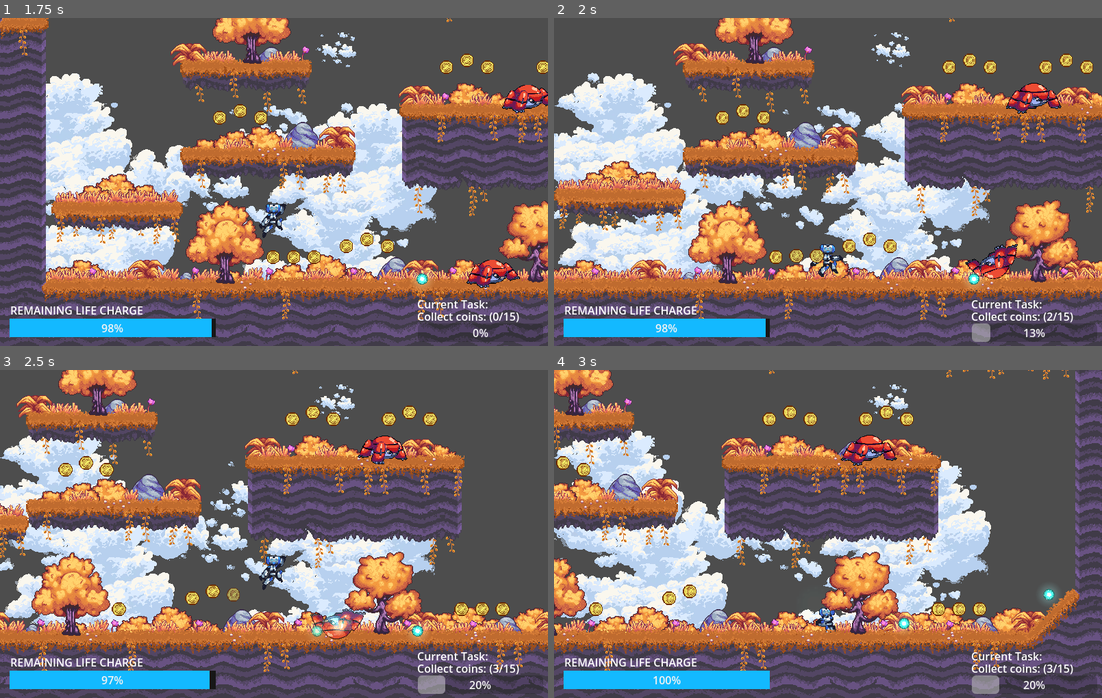
Above: before the commit, frames 1-4 (two rows, left to right).
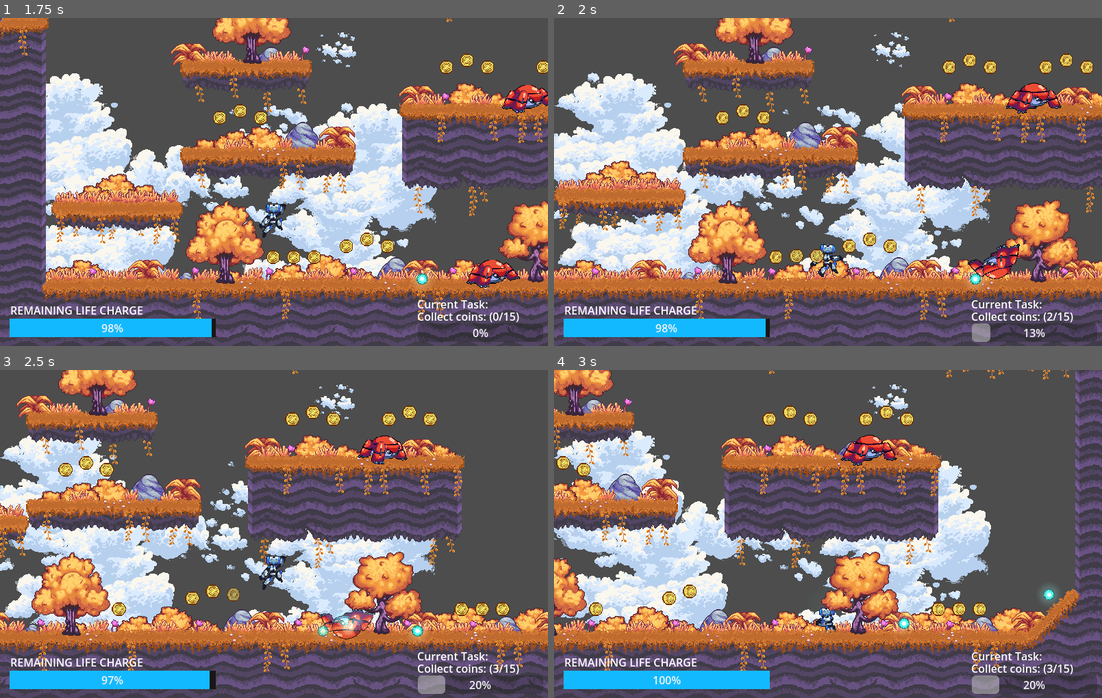
Above: after the commit, the same moments.

Repository: javidwaldron/2D-Platformer
Game: Godot game, scene res://main_menu.tscn
Two runs of this game, one before a commit and one after it. Both use one fixed random seed, a clock stepped at 60 frames per second and the inputs below.
Inputs (mouse positions are in pixels of both pictures, inside the frame that each line leads up to):
- Up to frame 1 (1.75 s): click "Start Game" at 0.5 s; tap Enter at 1.25 s; move the mouse to (394, 165) at 1.27 s; hold Right (move_right) from 1.28 s (still down); tap Space (shoot) at 1.35 s; click (394, 165) at 1.42 s; tap Up (jump) at 1.52 s
- Up to frame 2 (2 s): keep holding Right (move_right)
- Up to frame 3 (2.5 s): keep holding Right (move_right); move the mouse to (164, 550) at 2.02 s; tap Space (shoot) at 2.1 s; tap Up (jump) at 2.27 s
- Up to frame 4 (3 s): move the mouse to (882, 461) at 2.77 s; release Right (move_right) at 2.78 s; hold Left (move_left) from 2.78 s (still down); tap Space (shoot) at 2.85 s

Frame 1 is identical in both runs. In frame 2, 0.4% of the frame differs, in the area x 75-85%, y 68-82%; in frame 3, 0.7%, in the area x 56-69%, y 72-83%; in frame 4, less than 0.1%.
Error after the commit: Cannot call method 'is_colliding' on a null value. (res://enemy/enemy.gd:40)

Commit message:
fixing some problems caused by my push T T

Diff:
--- a/2dPlatformeer/enemy/enemy.gd
+++ b/2dPlatformeer/enemy/enemy.gd
@@ -2,17 +2,21 @@
 
 @export var quest_manager: Node
 
-enum State {
-	WALKING,
-	DEAD,
-}
+enum State { WALKING, DEAD }
 
 
 var pickup1 = preload("res://Items/pickup_small.tscn")
 var pickup2 = preload("res://Items/pickup_medium.tscn")
 var pickup3 = preload("res://Items/pickup_large.tscn")
 
+var attackorbleft = preload("res://enemy/enemy_orbleft.tscn")
+var attackorbright = preload("res://enemy/enemy_orbright.tscn")
+
 @onready var timer = $Timer
+
+@onready var attacktimer = $AttackTimer
+@onready var fireleft
+@onready var fireright
 
 const WALK_SPEED = 22.0
 
@@ -24,8 +28,30 @@
 @onready var floor_detector_right := $FloorDetectorRight as RayCast2D
 @onready var sprite := $Sprite2D as Sprite2D
 @onready var animation_player := $AnimationPlayer as AnimationPlayer
+@onready var ray_cast_player_left: RayCast2D = $RayCastPlayerLeft
+@onready var ray_cast_player_right: RayCast2D = $RayCastPlayerRight
 
 signal enemy_defeated
+
+
+func _process(delta):
+
+
+	if ray_cast_player_left.is_colliding():
+		fireleft = true
+	elif ray_cast_player_right.is_colliding():
+		fireright = true
+
+
+	if fireleft == true:
+		ray_cast_player_left.enabled = false
+		attacktimer.start()
+		fireleft = false
+
+	if fireright == true:
+		ray_cast_player_right.enabled = false
+		attacktimer.start()
+		fireright = false
 
 func _ready() -> void:
 	quest_manager = get_tree().get_first_node_in_group("quest_manager")
@@ -56,6 +82,7 @@
 
 func destroy() -> void:
 	_state = State.DEAD
+	attacktimer.stop()
 
 	if quest_manager and quest_manager.current_quest == quest_manager.QuestType.KILL_ENEMIES:
 		quest_manager.update_progress(1)
@@ -101,3 +128,16 @@
 func _on_timer_timeout():
 	print("ding")
 	queue_free()
+
+func _on_attack_timer_timeout():
+	if ray_cast_player_left.enabled == false:
+		var instance = attackorbright.instantiate()
+		add_child(instance)
+
+	if ray_cast_player_right.enabled == false:
+		var instance = attackorbleft.instantiate()
+		add_child(instance)
+
+	ray_cast_player_left.enabled = true
+	ray_cast_player_right.enabled = true
+	attacktimer.stop()
Not shown, added: .DS_Store
Not shown, changed: 2dPlatformeer.zip
